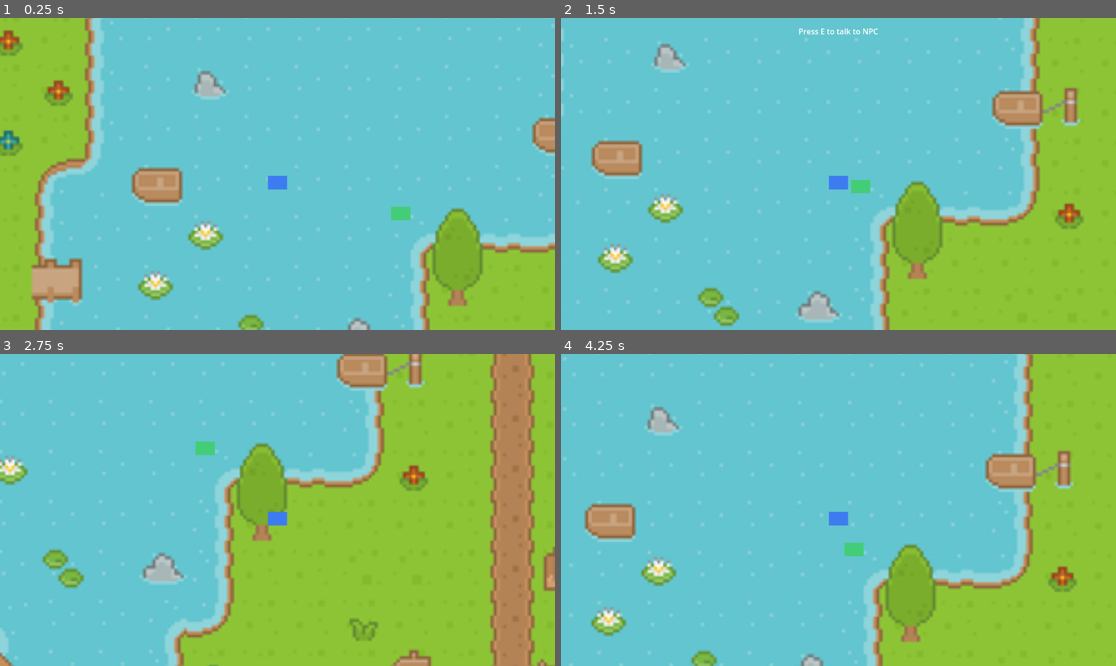
Above: before the commit, frames 1-4 (two rows, left to right).
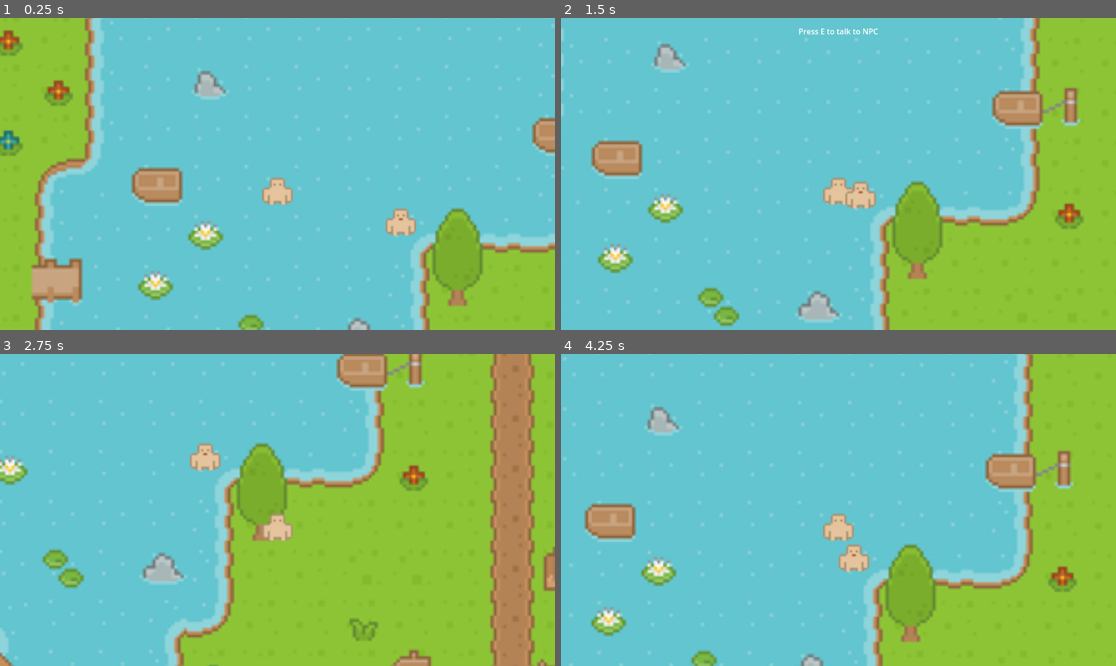
Above: after the commit, the same moments.

Repository: lemonhall/openagentic-sdk-gdscript
Game: Godot game, scene res://demo_rpg/World.tscn
The game is run twice, just before and just after one commit, with the same random seed, the same clock (stepped at 60 frames per second) and the same inputs.
Inputs:
- Up to frame 1 (0.25 s): no input
- Up to frame 2 (1.5 s): tap Enter at 0.5 s; hold Right (ui_right) 0.53-1.28 s; tap E (interact) at 0.6, 1.35 s; hold Down (ui_down) from 1.28 s (still down)
- Up to frame 3 (2.75 s): release Down (ui_down) at 2.03 s; hold Right (ui_right) from 2.03 s (still down); tap E (interact) at 2.1 s
- Up to frame 4 (4.25 s): release Right (ui_right) at 2.78 s; hold Up (ui_up) 2.78-3.53 s; tap E (interact) at 2.85, 3.6 s; hold Left (ui_left) from 3.53 s (still down)

The runs differ from the first frame. In frame 1, 0.8% of the frame differs, in the area x 47-75%, y 50-70%; in frame 2, 0.8%; in frame 3, 0.8%; in frame 4, 0.9%, in the area x 47-56%, y 50-70%.

Commit message:
v2: add Kenney roguelike characters

Diff:
--- a/demo_rpg/npcs/Npc.tscn
+++ b/demo_rpg/npcs/Npc.tscn
@@ -1,6 +1,7 @@
 [gd_scene load_steps=5 format=3]
 
 [ext_resource type="Script" path="res://demo_rpg/npcs/OAInteractableNpc.gd" id="1"]
+[ext_resource type="Texture2D" path="res://assets/kenney/roguelike-characters/Spritesheet/roguelikeChar_transparent.png" id="2"]
 
 [sub_resource type="CircleShape2D" id="CircleShape2D_1"]
 radius = 22.0
@@ -8,9 +9,12 @@
 [node name="Npc" type="Node2D"]
 script = ExtResource("1")
 
-[node name="Body" type="Polygon2D" parent="."]
-polygon = PackedVector2Array(-10, -14, 10, -14, 10, 0, -10, 0)
-color = Color(0.270588, 0.803922, 0.466667, 1)
+[node name="Visual" type="Sprite2D" parent="."]
+texture = ExtResource("2")
+region_enabled = true
+region_rect = Rect2(17, 0, 16, 16)
+centered = true
+scale = Vector2(2, 2)
 
 [node name="InteractionArea" type="Area2D" parent="."]
 
--- a/demo_rpg/player/Player.tscn
+++ b/demo_rpg/player/Player.tscn
@@ -1,6 +1,7 @@
 [gd_scene load_steps=4 format=3]
 
 [ext_resource type="Script" path="res://demo_rpg/player/PlayerController.gd" id="1"]
+[ext_resource type="Texture2D" path="res://assets/kenney/roguelike-characters/Spritesheet/roguelikeChar_transparent.png" id="2"]
 
 [sub_resource type="RectangleShape2D" id="RectangleShape2D_1"]
 size = Vector2(18, 14)
@@ -8,9 +9,12 @@
 [node name="Player" type="CharacterBody2D"]
 script = ExtResource("1")
 
-[node name="Body" type="Polygon2D" parent="."]
-polygon = PackedVector2Array(-10, -14, 10, -14, 10, 0, -10, 0)
-color = Color(0.243137, 0.486275, 0.945098, 1)
+[node name="Visual" type="Sprite2D" parent="."]
+texture = ExtResource("2")
+region_enabled = true
+region_rect = Rect2(0, 0, 16, 16)
+centered = true
+scale = Vector2(2, 2)
 
 [node name="CollisionShape2D" type="CollisionShape2D" parent="."]
 shape = SubResource("RectangleShape2D_1")
--- a/tests/test_demo_rpg_smoke.gd
+++ b/tests/test_demo_rpg_smoke.gd
@@ -23,6 +23,8 @@
 	var player := world.get_node_or_null("Player")
 	if not T.require_true(self, player != null, "Missing node World/Player"):
 		return
+	if not T.require_true(self, player.get_node_or_null("Visual") != null, "Missing node World/Player/Visual"):
+		return
 
 	# At least one NPC exists.
 	var npc_container := world.get_node_or_null("NPCs")
@@ -31,6 +33,8 @@
 	if not T.require_true(self, npc_container.get_child_count() >= 1, "Expected at least 1 NPC under World/NPCs"):
 		return
 	if not T.require_true(self, npc_container.get_child(0).get_node_or_null("InteractionArea") != null, "Expected NPC to have InteractionArea"):
+		return
+	if not T.require_true(self, npc_container.get_child(0).get_node_or_null("Visual") != null, "Expected NPC to have Visual"):
 		return
 
 	# UI exists.
Not shown, added: assets/kenney/roguelike-characters/License.txt
Binary file added: assets/kenney/roguelike-characters/Preview.png
Binary file added: assets/kenney/roguelike-characters/Sample.png
Binary file added: assets/kenney/roguelike-characters/Spritesheet/roguelikeChar_magenta.png
Binary file added: assets/kenney/roguelike-characters/Spritesheet/roguelikeChar_transparent.png
Not shown, added: assets/kenney/roguelike-characters/Spritesheet/spritesheetInfo.txt
Not shown, changed: README.md
Not shown, changed: README.zh-CN.md
Not shown, changed: assets/CREDITS.md
Not shown, added: assets/kenney/roguelike-characters/Visit Kenney.url
Not shown, added: assets/kenney/roguelike-characters/Visit Patreon.url
Not shown, changed: docs/plan/v2-index.md
(and 1 more such lines)
